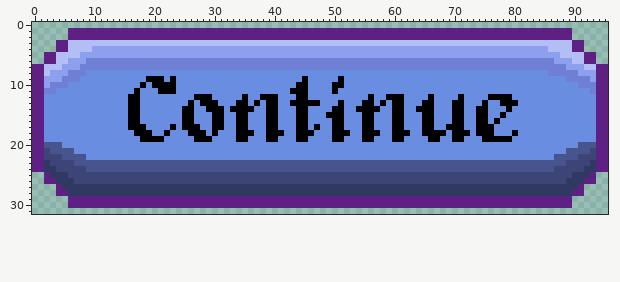
Pixel-art file: Continue Button.aseprite. The first picture shows the starting point.
96x32 pixels, 1 frame.
After:
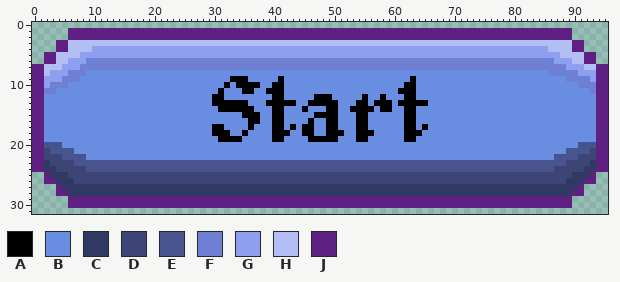
Palette (. is transparent): A #000000  B #698de1  C #303962  D #3c4576  E #48548e  F #6f7fd3  G #8f9ff0  H #b3bef5  J #5f2083
From old to new:
Layer "Button":
y 9: x 19..21 AAA -> BBB; x 23 A -> B; x 33..35 BBB -> AAA; x 41 B -> A; x 45 A -> B; x 51 A -> B; x 63 B -> A
y 10: x 18 A -> B; x 20..23 AAAA -> BBBB; x 32 B -> A; x 34..37 BBBB -> AAAA; x 40..41 BB -> AA; x 44..45 AA -> BB; x 50..51 AA -> BB; x 62..63 BB -> AA
y 11: x 17 A -> B; x 21..23 AAA -> BBB; x 31 B -> A; x 35..36 BB -> AA; x 39..41 BBB -> AAA; x 43..45 AAA -> BBB; x 50 A -> B; x 61..63 BBB -> AAA
y 12: x 16..17 AA -> BB; x 27..31 AAABB -> BBBAA; x 35 A -> B; x 38..39 AA -> BB; x 41 B -> A; x 44..45 AA -> BB; x 47..49 BBB -> AAA; x 55..56 BA -> AB; x 58..63 BAAABB -> ABBBAA; x 66 A -> B; x 71 A -> B; x 76..79 AAAA -> BBBB
y 13: x 16..17 AA -> BB; x 26 A -> B; x 28..29 AA -> BB; x 31..33 BBB -> AAA; x 37 A -> B; x 41..42 BB -> AA; x 44..45 AA -> BB; x 48..51 BBBA -> AAAB; x 54 B -> A; x 56..57 AB -> BA; x 59..60 BA -> AB; x 62..64 BBB -> AAA; x 66 A -> B; x 70..71 AA -> BB; x 75 A -> B; x 78..80 AAA -> BBB
y 14: x 16..17 AA -> BB; x 25..26 AA -> BB; x 29..30 AA -> BB; x 32 B -> A; x 39 A -> B; x 41 B -> A; x 44 A -> B; x 49 B -> A; x 51 A -> B; x 53 B -> A; x 57..66 ABBAABBAAA -> BAABBAABBB; x 70..71 AA -> BB; x 74..75 AA -> BB; x 79 A -> B
y 15: x 16..17 AA -> BB; x 25..26 AA -> BB; x 30..31 AA -> BB; x 34 A -> B; x 36..37 BB -> AA; x 39 A -> B; x 41 B -> A; x 44..45 AA -> BB; x 47..48 BB -> AA; x 51 A -> B; x 54 B -> A; x 56 A -> B; x 60..63 AABB -> BBAA; x 65..66 AA -> BB; x 70..71 AA -> BB; x 74..75 AA -> BB; x 78 A -> B
y 16: x 16..17 AA -> BB; x 25..26 AA -> BB; x 30..31 AA -> BB; x 34..37 AABB -> BBAA; x 39 A -> B; x 41 B -> A; x 44..46 AAB -> BBA; x 49 B -> A; x 51 A -> B; x 54 B -> A; x 56 A -> B; x 60..63 AABB -> BBAA; x 65..66 AA -> BB; x 70..71 AA -> BB; x 74..75 AA -> BB; x 77 A -> B
y 17: x 16..18 AAA -> BBB; x 23 A -> B; x 25..27 AAA -> BBB; x 34..36 AAB -> BBA; x 39 A -> B; x 41 B -> A; x 43..44 BA -> AB; x 46..47 BA -> AB; x 49 B -> A; x 51 A -> B; x 54 B -> A; x 56 A -> B; x 60..63 AABB -> BBAA; x 66 A -> B; x 69..71 AAA -> BBB; x 74..76 AAA -> BBB
y 18: x 17..19 AAA -> BBB; x 22 A -> B; x 26..28 AAA -> BBB; x 31..32 BB -> AA; x 34 A -> B; x 36 A -> B; x 39 A -> B; x 42 B -> A; x 44 A -> B; x 49 B -> A; x 52 A -> B; x 54 B -> A; x 57 A -> B; x 60..61 AA -> BB; x 63..68 BBAAAA -> AABBBB; x 70..72 AAA -> BBB; x 74..76 AAA -> BBB; x 80 A -> B
y 19: x 18..21 AAAA -> BBBB; x 27..29 AAA -> BBB; x 31..33 BBB -> AAA; x 35 A -> B; x 39 A -> B; x 41 B -> A; x 44..49 AABBBB -> BBAAAA; x 51 A -> B; x 54 B -> A; x 56 A -> B; x 60..63 AABB -> BBAA; x 66..67 AA -> BB; x 70..71 AA -> BB; x 75..79 AAAAA -> BBBBB
Pixel boxes of the changes (left, top, right, bottom) in both pictures:
changed: (128, 76, 518, 142)
